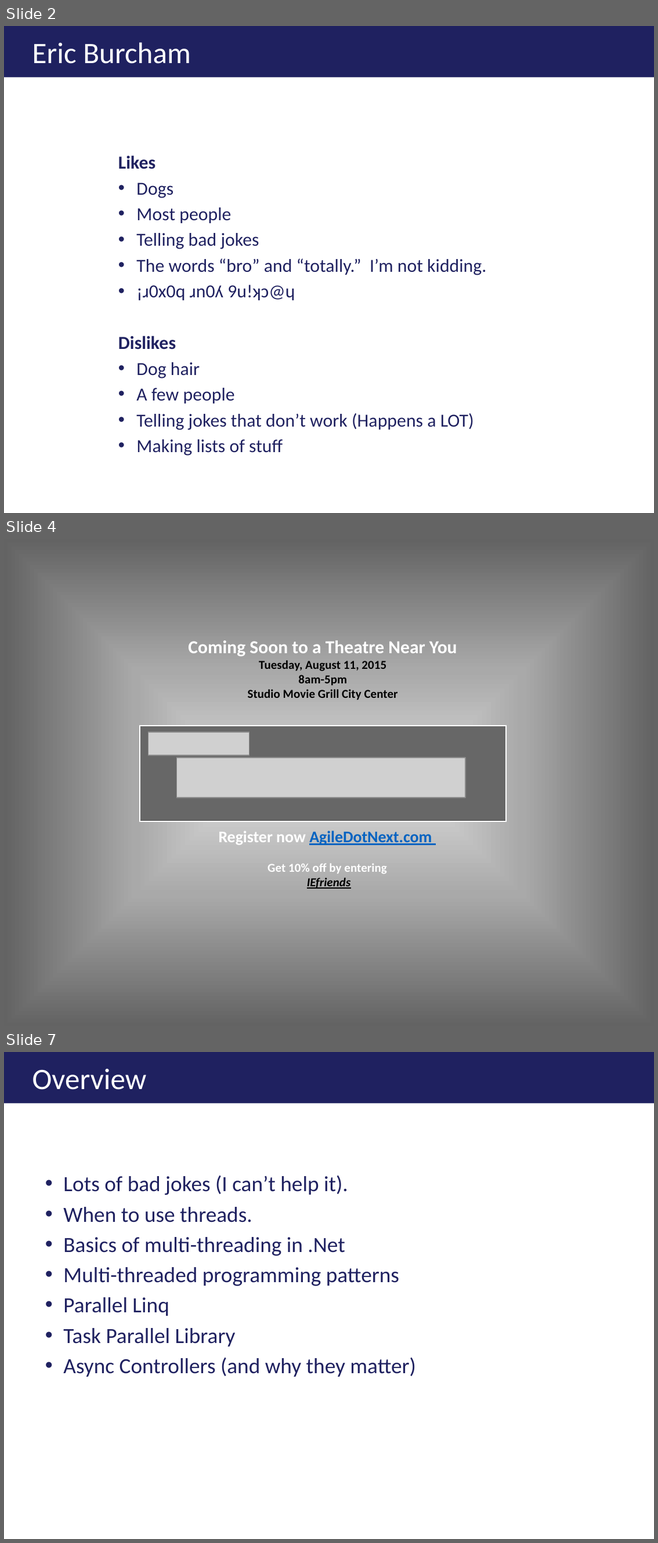
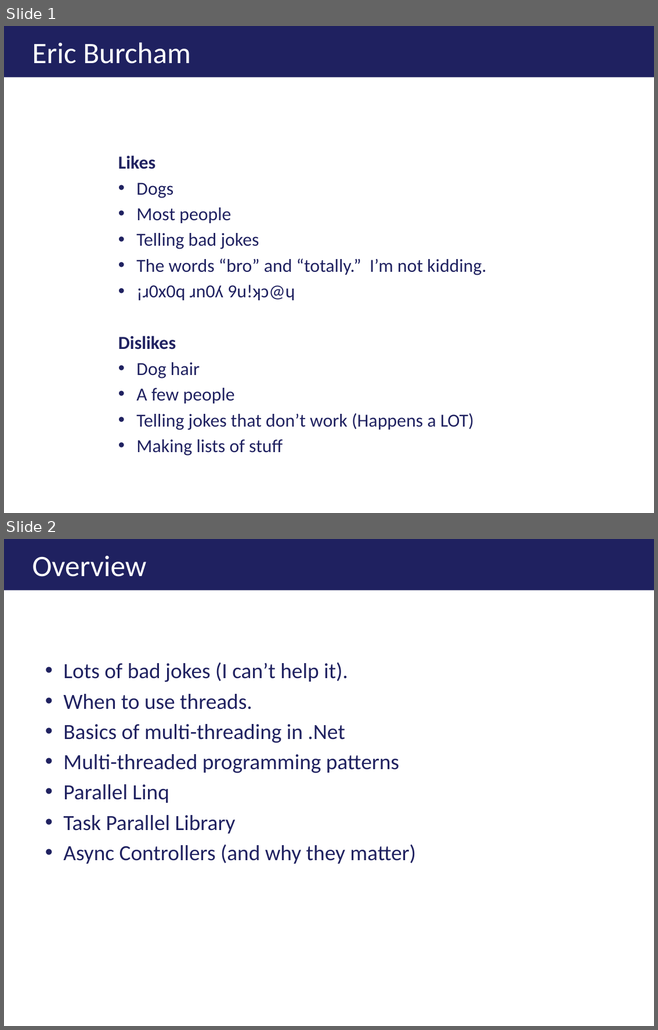
Before and after one commit to ericburcham/THasyINKnc, a slide deck: Presentation/THasINKync - 4x3.pptx. Shown one above the other, each under a label of ours: slides 2, 4 and 7 before the commit, slides 1 and 2 after it; the slides between them are not shown. The pictures are 658x1543 and 658x1030 pixels, drawn with LibreOffice and Linux fonts; fonts in the diff are those of the drawing; grey boxes stand for pictures; background and template pictures are left out. Boxes give left, top, right and bottom in pixels: in the first picture for what was removed or moved away, otherwise in the second. Text is boxed around its words. In the diff, an @@ line names an element or a change of style, - is before the commit and + after.

```diff
--- a/Presentation/THasINKync - 4x3.pptx
+++ b/Presentation/THasINKync - 4x3.pptx
@@ slide 4 removed at [4, 539, 654, 1026], background gradient #DBDBDB to #AAAAAA to #636363 @@
@@ text removed at [188, 641, 457, 700] @@
-Coming Soon to a Theatre Near You
-Tuesday, August 11, 2015
-8am-5pm
-Studio Movie Grill City Center
@@ picture removed at [140, 725, 506, 820] @@
@@ rectangle removed at [140, 726, 506, 822] @@
@@ picture removed at [148, 732, 248, 755] @@
@@ picture removed at [176, 757, 465, 797] @@
@@ text removed at [219, 831, 431, 845] @@
-Register now AgileDotNext.com
@@ text removed at [267, 863, 386, 889] @@
-Get 10% off by entering IEfriends
@@ what was slide 2 is now slide 1 @@
@@ what was slide 7 is now slide 2 @@
```
Also in this commit, not shown: 1 slide changed, 1 slide added, 4 other slides removed, 1 other file.
